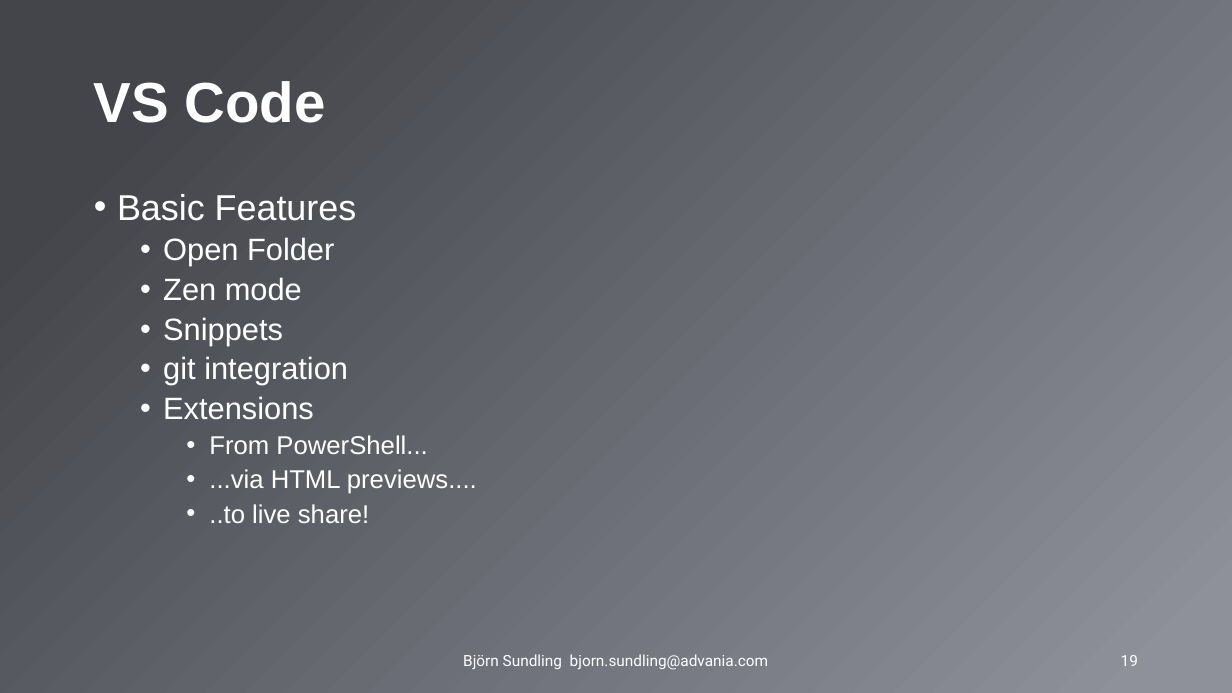
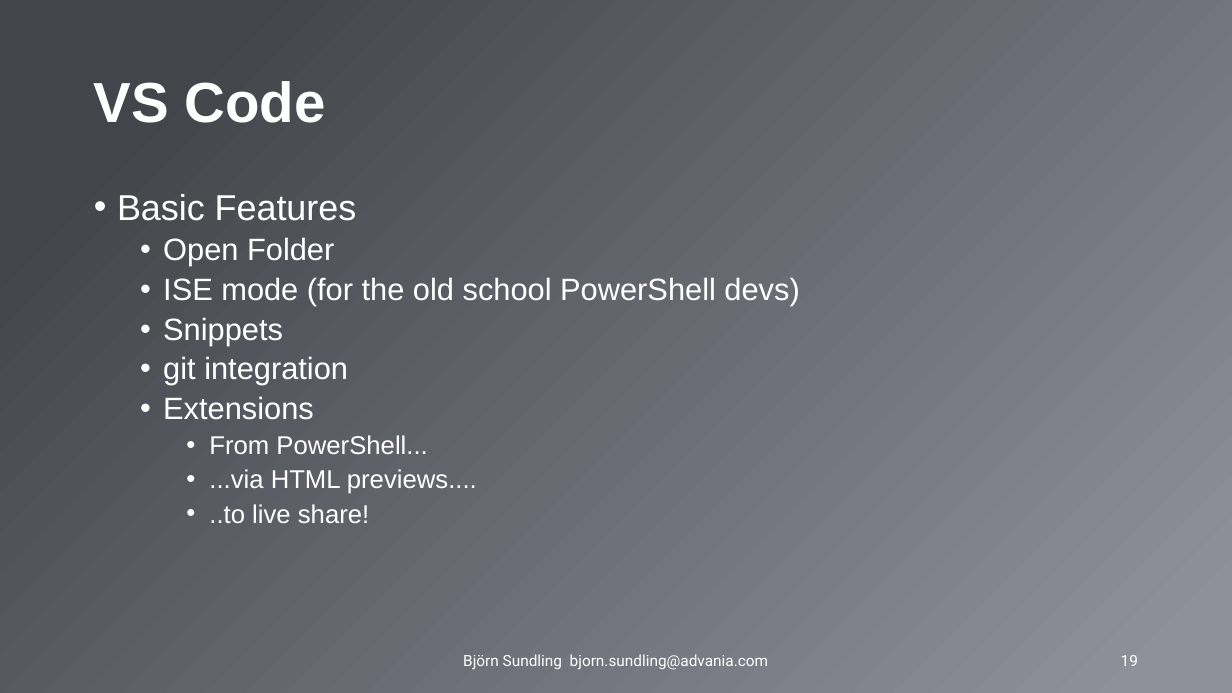
Before and after one commit to AdvaniaSE/PowerShellAdvancedFundamentals, a slide deck: slide 19 of PowerShell Advanced Fundamentals.pptx. Drawn at 1232x693 pixels with LibreOffice and Linux fonts; fonts in the diff are those of the drawing; background and template pictures are left out. Boxes give left, top, right and bottom in pixels: in the first picture for what was removed or moved away, otherwise in the second. Text is boxed around its words. In the diff, an @@ line names an element or a change of style, - is before the commit and + after.

```diff
--- a/PowerShell Advanced Fundamentals.pptx
+++ b/PowerShell Advanced Fundamentals.pptx
@@ text at [163,277,799,306]: text changed @@
-  • Zen mode
+  • ISE mode (for the old school PowerShell devs)
```
Also in this commit, not shown: 9 other slides changed, 3 slides added.
